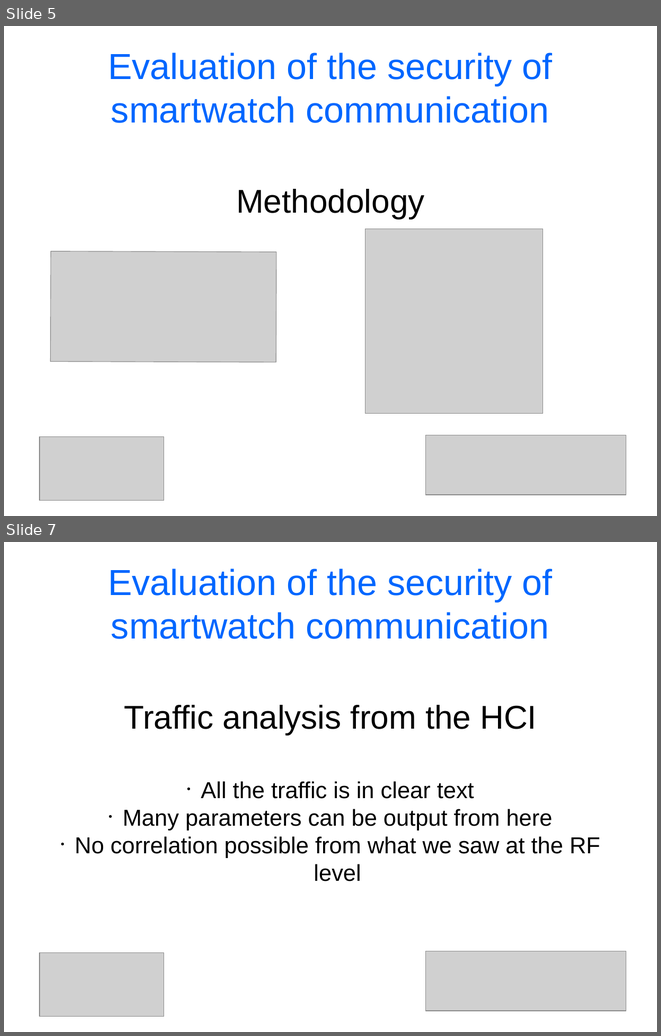
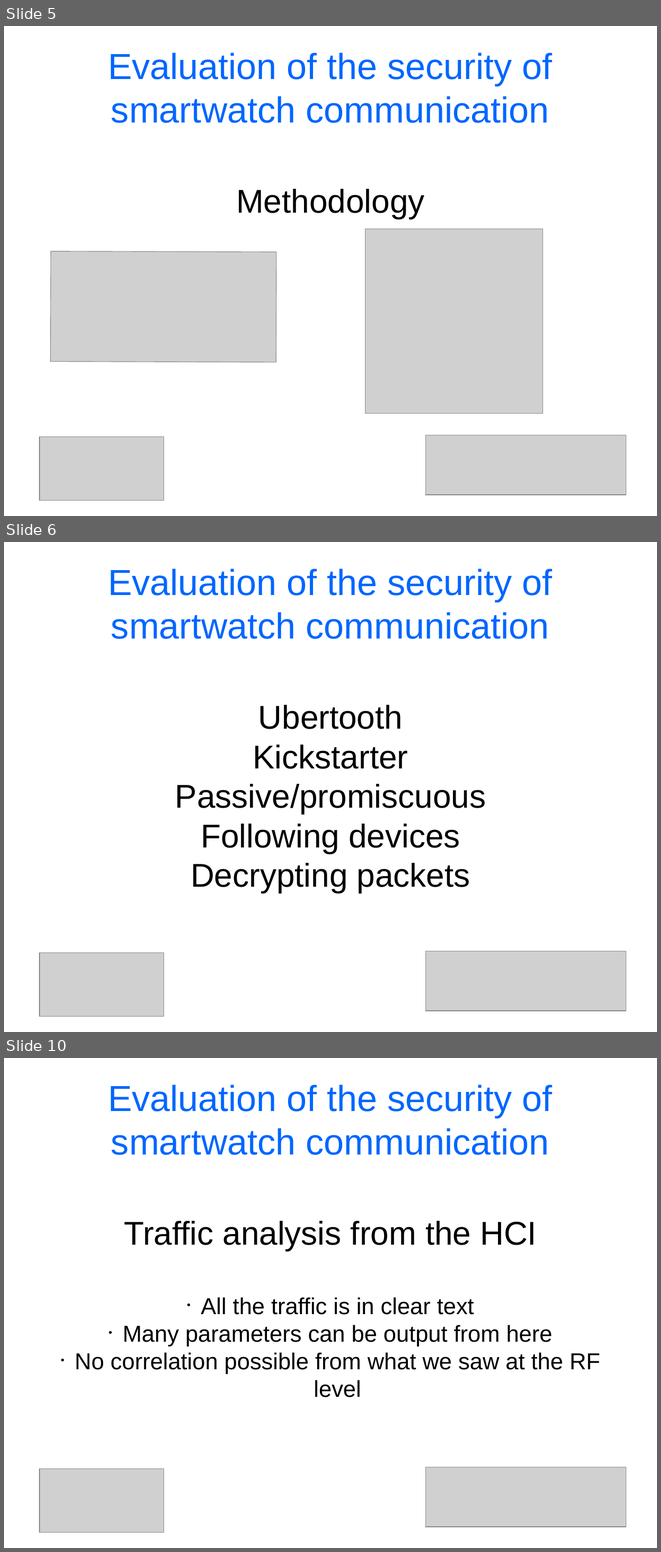
Before and after one commit to cheeseit/smartwatchers_report, a slide deck: presentation.odp. Shown one above the other, each under a label of ours: slides 5 and 7 before the commit, slides 5, 6 and 10 after it; the slides between them are not shown. The pictures are 661x1036 and 661x1552 pixels, drawn with LibreOffice and Linux fonts; fonts in the diff are those of the drawing; grey boxes stand for pictures. Boxes give left, top, right and bottom in pixels: in the first picture for what was removed or moved away, otherwise in the second. Text is boxed around its words. In the diff, an @@ line names an element or a change of style, - is before the commit and + after.

```diff
--- a/presentation.odp
+++ b/presentation.odp
@@ slide 6 added at (x1=4, y1=542, x2=657, y2=1032), background #FFFFFF @@
@@ title added at (x1=108, y1=568, x2=552, y2=639), 44 pt, text #0066FF @@
+Evaluation of the security of smartwatch communication
@@ subtitle added at (x1=175, y1=705, x2=486, y2=893), 40 pt, text #000000 @@
+Ubertooth
+Kickstarter
+Passive/promiscuous
+Following devices
+Decrypting packets
@@ picture added at (x1=40, y1=953, x2=164, y2=1016) @@
@@ picture added at (x1=426, y1=951, x2=626, y2=1011) @@
@@ what was slide 7 is now slide 10 @@
```
Also in this commit, not shown: 1 slide changed, 2 other slides added.
